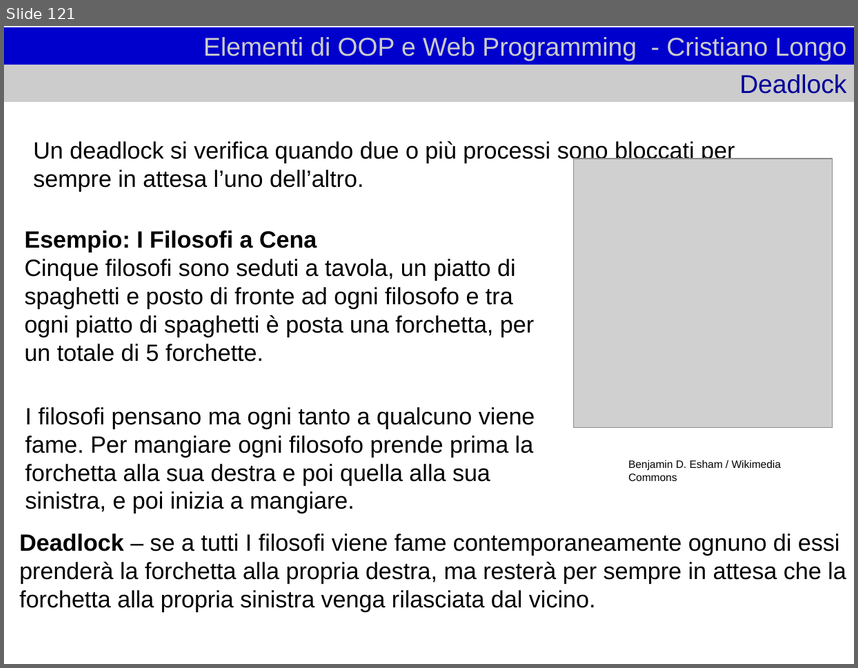
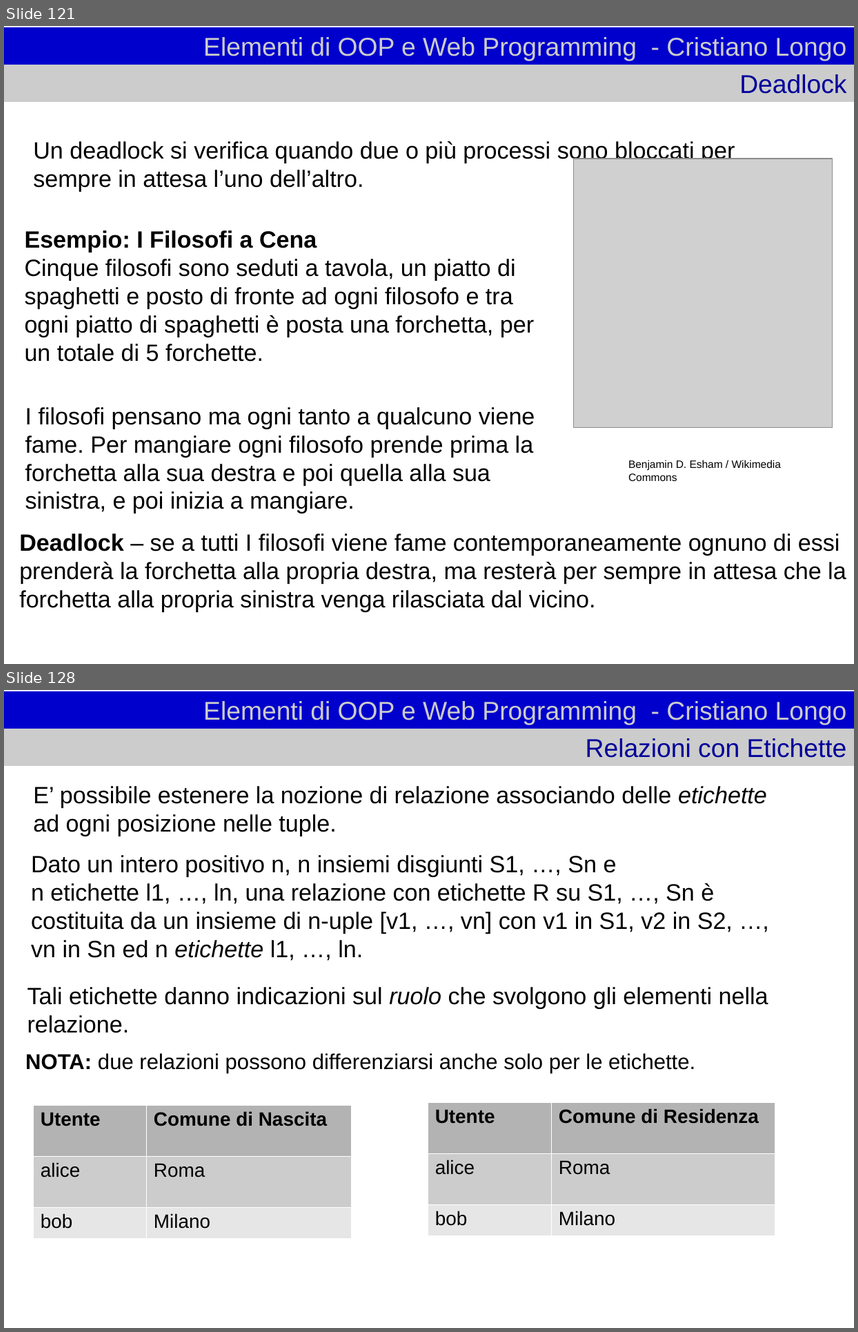
Before and after one commit to cristianolongoodhl/courses, a slide deck: JavaAndOOP/oopweb1.odp. Shown one above the other, each under a label of ours: slide 121 before the commit, slides 121 and 128 after it; the slides between them are not shown. The pictures are 858x668 and 858x1332 pixels, drawn with LibreOffice and Linux fonts; fonts in the diff are those of the drawing; grey boxes stand for pictures. Boxes give left, top, right and bottom in pixels: in the first picture for what was removed or moved away, otherwise in the second. Text is boxed around its words. In the diff, an @@ line names an element or a change of style, - is before the commit and + after.

```diff
--- a/JavaAndOOP/oopweb1.odp
+++ b/JavaAndOOP/oopweb1.odp
@@ slide 128 added at (4,690,854,1328), background #FFFFFF @@
@@ title added at (4,691,854,729), fill #0000CC, 24 pt, text #CCCCCC @@
+Elementi di OOP e Web Programming - Cristiano Longo
@@ title added at (4,729,854,766), fill #CCCCCC, 24 pt, text #000099 @@
+Relazioni con Etichette
@@ subtitle added at (33,786,767,836), 22 pt, text #000000 @@
+E’ possibile estenere la nozione di relazione associando delle etichette ad ogni posizione nelle tuple.
@@ text added at (31,855,733,960), 22 pt, text #000000 @@
+Dato un intero positivo n, n insiemi disgiunti S1, …, Sn e
+n etichette l1, …, ln, una relazione con etichette R su S1, …, Sn è costituita da un insieme di n-uple [v1, …, vn] con v1 in S1, v2 in S2, …, vn in Sn ed n etichette l1, …, ln.
@@ text added at (27,987,769,1033), 22 pt, text #000000 @@
+Tali etichette danno indicazioni sul ruolo che svolgono gli elementi nella relazione.
@@ text added at (25,1053,695,1074), 20 pt, text #000000 @@
+NOTA: due relazioni possono differenziarsi anche solo per le etichette.
@@ table added at (428,1102,775,1234), 3 rows, 2 columns @@
+Utente | Comune di Residenza
+alice | Roma
+bob | Milano
@@ table added at (32,1105,351,1237), 3 rows, 2 columns @@
+Utente | Comune di Nascita
+alice | Roma
+bob | Milano
```
Also in this commit, not shown: 1 slide changed, 38 other slides added.
